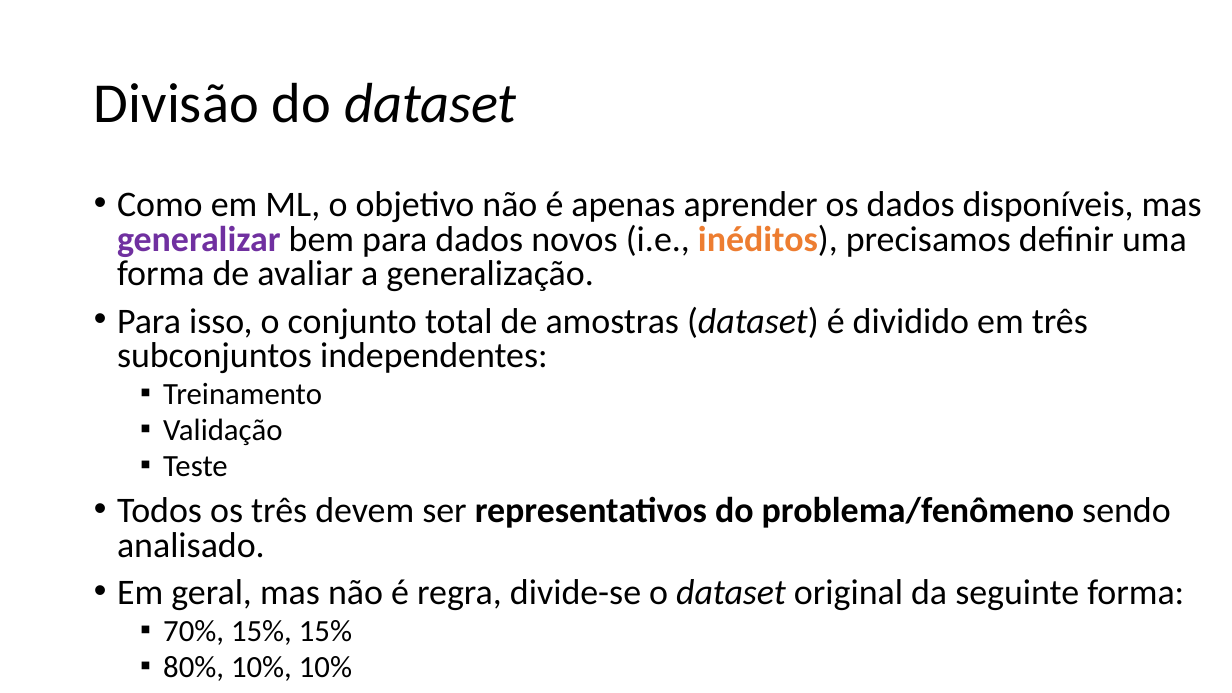
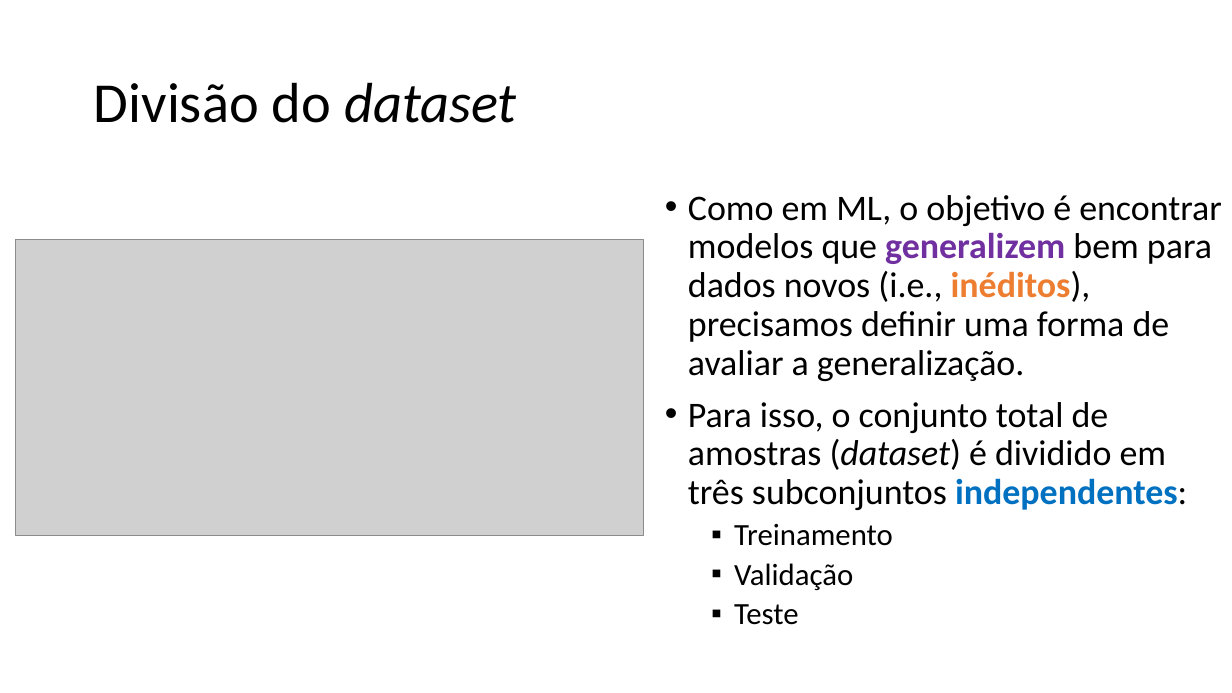
Before and after one commit to zz4fap/c24_inteligencia_artificial, a slide deck: slide 7 of slides/C24_Transformações.pptx. Drawn at 1232x693 pixels with LibreOffice and Linux fonts; fonts in the diff are those of the drawing; grey boxes stand for pictures. Boxes give left, top, right and bottom in pixels: in the first picture for what was removed or moved away, otherwise in the second. Text is boxed around its words. In the diff, an @@ line names an element or a change of style, - is before the commit and + after.

```diff
--- a/slides/C24_Transformações.pptx
+++ b/slides/C24_Transformações.pptx
@@ text "Como em ML, o objetivo ...": place and size @@
-text "Como em ML, o objetivo ..." at [117,191,1202,681]
+text "Como em ML, o objetivo ..." at [688,195,1222,625]
@@ text at [688,195,1222,381]: text changed @@
-• Como em ML, o objetivo não é apenas aprender os dados disponíveis, mas generalizar bem para dados novos (i.e., inéditos), precisamos definir uma forma de avaliar a generalização.
+• Como em ML, o objetivo é encontrar modelos que generalizem bem para dados novos (i.e., inéditos), precisamos definir uma forma de avaliar a generalização.
@@ picture added at [16,240,644,536] @@
@@ text at [688,402,1187,625]: text colour #000000 to #0070C0, bold on in "independentes:"; line spacing 0.8 to 0.9 @@
@@ text at [117,496,1184,681]: paragraphs removed @@
-• Todos os três devem ser representativos do problema/fenômeno sendo analisado.
-• Em geral, mas não é regra, divide-se o dataset original da seguinte forma:
-  ▪ 70%, 15%, 15%
-  ▪ 80%, 10%, 10%
```
Also in this commit, not shown: 35 other slides changed, 5 slides added, 2 slides removed, 5 other files.
